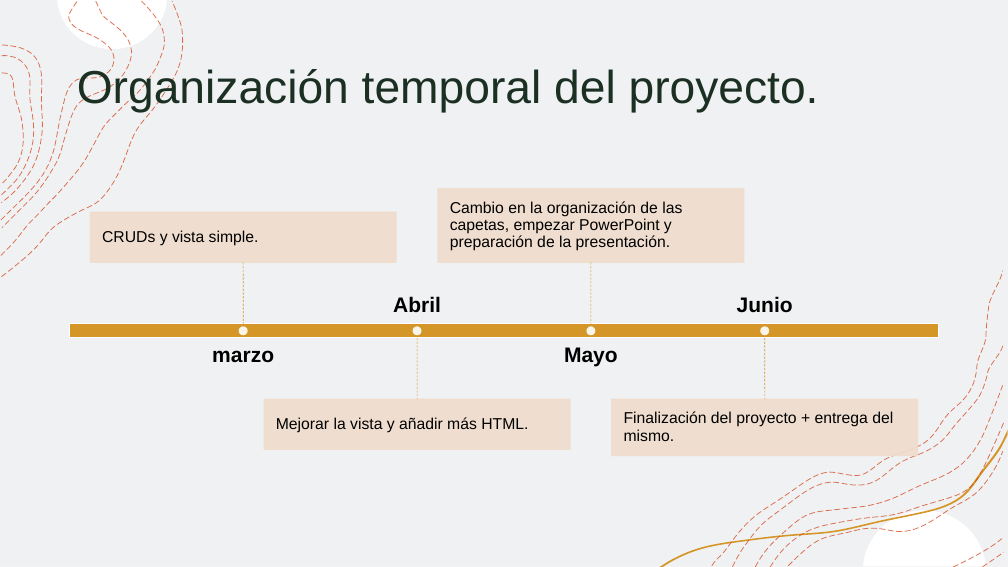
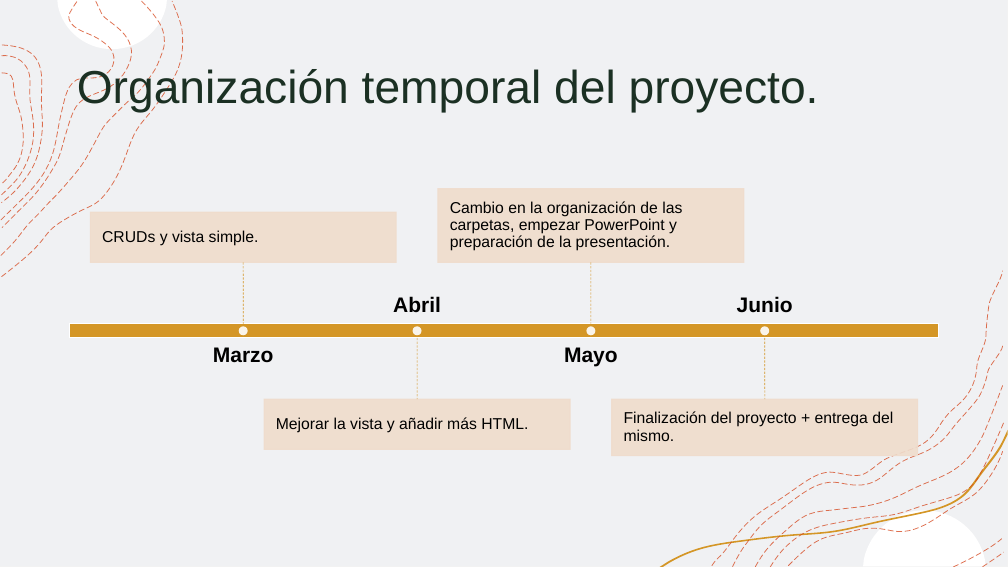
Before and after one commit to maribalo043/ProyectoFinalCurso, a slide deck: slide 8 of PowerPointFinalCurso.pptx. Drawn at 1008x567 pixels with LibreOffice and Linux fonts; fonts in the diff are those of the drawing. Boxes give left, top, right and bottom in pixels: in the first picture for what was removed or moved away, otherwise in the second. Text is boxed around its words. In the diff, an @@ line names an element or a change of style, - is before the commit and + after.

Commit message:
Commit previo a comentar el codigo mañana, además abrá algún cambio más.

```diff
--- a/PowerPointFinalCurso.pptx
+++ b/PowerPointFinalCurso.pptx
@@ text at (x1=450, y1=201, x2=682, y2=251): text changed @@
-Cambio en la organización de las capetas, empezar PowerPoint y preparación de la presentación.
+Cambio en la organización de las carpetas, empezar PowerPoint y preparación de la presentación.
@@ text at (x1=213, y1=347, x2=274, y2=363): text changed @@
-marzo
+Marzo
```
Also in this commit, not shown: 15 other files.
